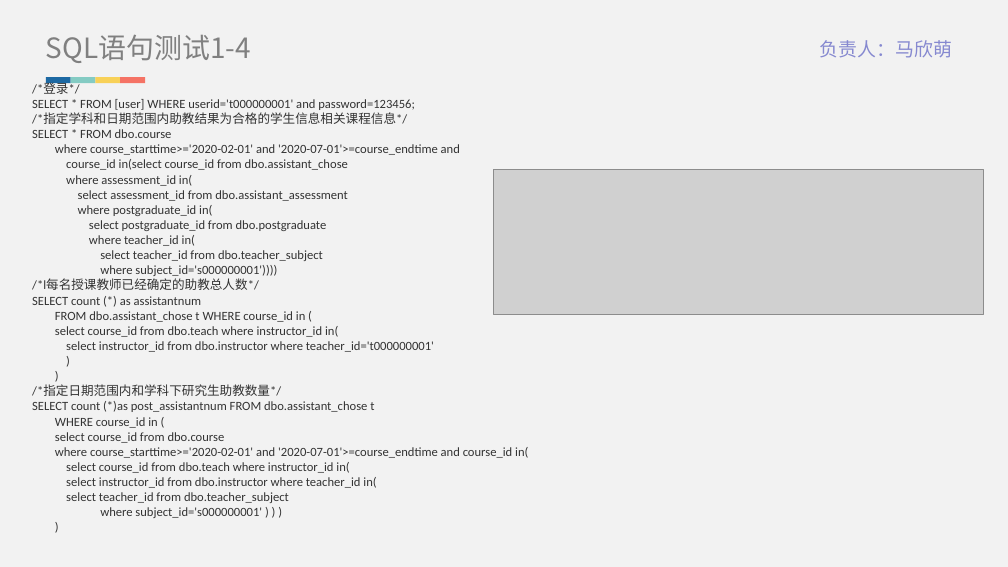
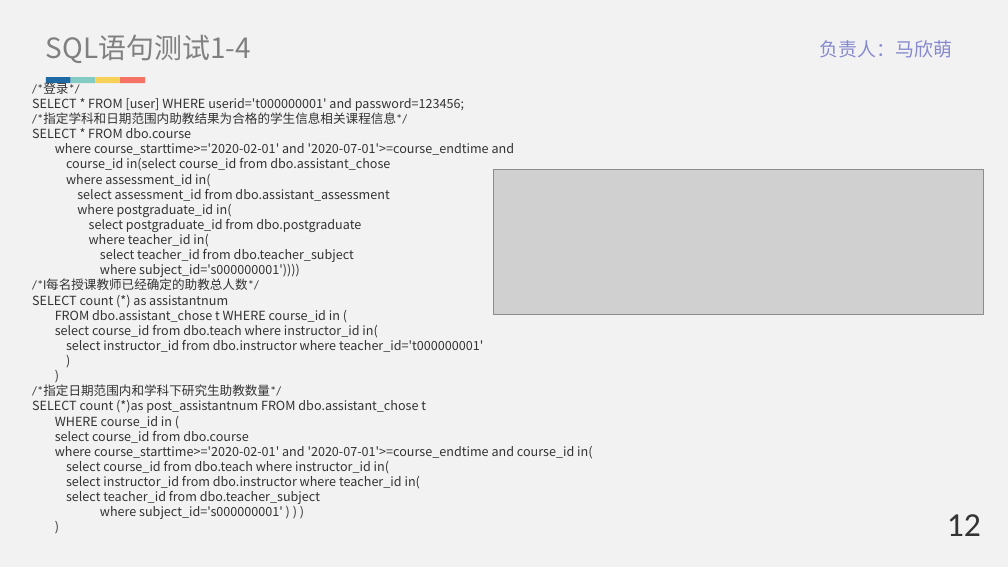
Before and after one commit to Brief-drizzle/database-ks, a slide deck: slide 18 of doc/答辩ppt.pptx. Drawn at 1008x567 pixels with LibreOffice and Linux fonts; fonts in the diff are those of the drawing; grey boxes stand for pictures. Boxes give left, top, right and bottom in pixels: in the first picture for what was removed or moved away, otherwise in the second. Text is boxed around its words. In the diff, an @@ line names an element or a change of style, - is before the commit and + after.

Commit message:
1.31.1

```diff
--- a/doc/答辩ppt.pptx
+++ b/doc/答辩ppt.pptx
@@ text at (32,82,592,519): text changed @@
-/*登录*/ SELECT * FROM [user] WHERE userid='t000000001' and password=123456; /*指定学科和日期范围内助教结果为合格的学生信息相关课程信息*/ SELECT * FROM dbo.course where course_starttime>='2020-02-01' and '2020-07-01'>=course_endtime and course_id in(select course_id from dbo.assistant_chose where assessment_id in( select assessment_id from dbo.assistant_assessment where postgraduate_id in( select postgraduate_id from dbo.postgraduate where teacher_id in( select teacher_id from dbo.teacher_subject where subject_id='s000000001')))) /*l每名授课教师已经确定的助教总人数*/ SELECT count (*) as assistantnum FROM dbo.assistant_chose t WHERE course_id in ( select course_id from dbo.teach where instructor_id in( select instructor_id from dbo.instructor where teacher_id='t000000001' ) ) /*指定日期范围内和学科下研究生助教数量*/ SELECT count (*)as post_assistantnum FROM dbo.assistant_chose t WHERE course_id in ( select course_id from dbo.course where course_starttime>='2020-02-01' and '2020-07-01'>=course_endtime and course_id in( select course_id from dbo.teach where instructor_id in( select instructor_id from dbo.instructor where teacher_id in( select teacher_id from dbo.teacher_subject where subject_id='s000000001' ) ) ) )
+/*登录*/
+SELECT * FROM [user] WHERE userid='t000000001' and password=123456;
+/*指定学科和日期范围内助教结果为合格的学生信息相关课程信息*/
+SELECT * FROM dbo.course
+where course_starttime>='2020-02-01' and '2020-07-01'>=course_endtime and
+course_id in(select course_id from dbo.assistant_chose
+where assessment_id in(
+select assessment_id from dbo.assistant_assessment
+where postgraduate_id in(
+select postgraduate_id from dbo.postgraduate
+where teacher_id in(
+select teacher_id from dbo.teacher_subject
+where subject_id='s000000001'))))
+/*l每名授课教师已经确定的助教总人数*/
+SELECT count (*) as assistantnum
+FROM dbo.assistant_chose t WHERE course_id in (
+select course_id from dbo.teach where instructor_id in(
+select instructor_id from dbo.instructor where teacher_id='t000000001'
+)
+)
+/*指定日期范围内和学科下研究生助教数量*/
+SELECT count (*)as post_assistantnum FROM dbo.assistant_chose t
+WHERE course_id in (
+select course_id from dbo.course
+where course_starttime>='2020-02-01' and '2020-07-01'>=course_endtime and course_id in(
+select course_id from dbo.teach where instructor_id in(
+select instructor_id from dbo.instructor where teacher_id in(
+select teacher_id from dbo.teacher_subject
+where subject_id='s000000001' ) ) )
+)
@@ text added at (947,514,981,536), 32 pt, text #333333 @@
+12
```
Also in this commit, not shown: 20 other slides changed, 1 slide added.
